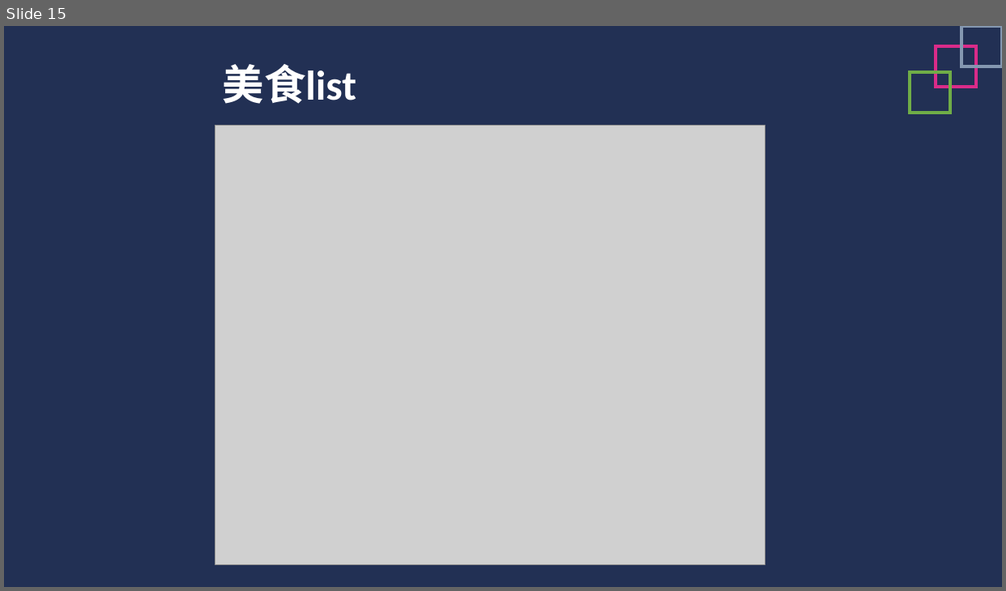
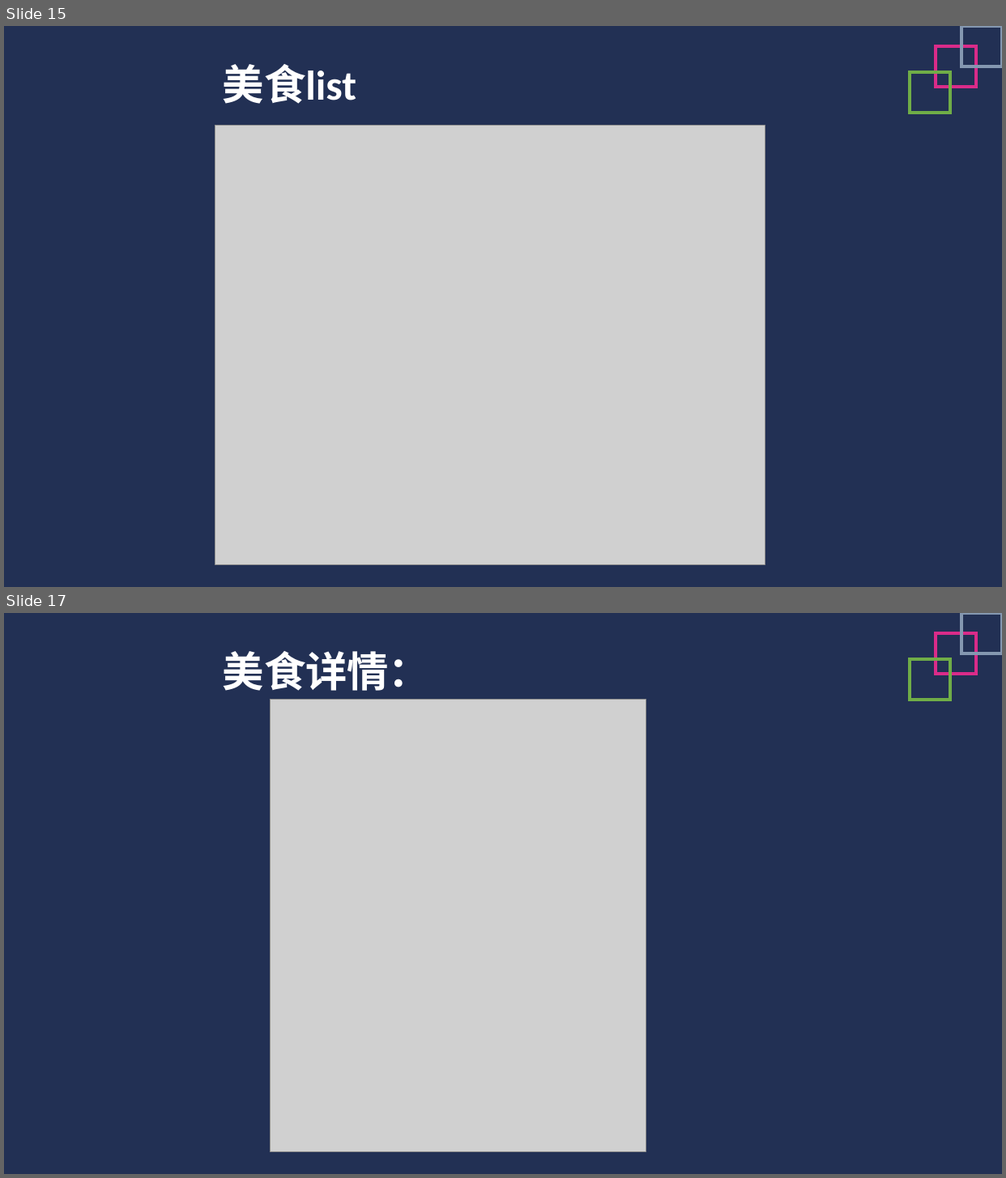
Before and after one commit to Glossy/WebEngineering, a slide deck: docs/应用建模.pptx. Shown one above the other, each under a label of ours: slide 15 before the commit, slides 15 and 17 after it; the slides between them are not shown. The pictures are 1006x591 and 1006x1178 pixels, drawn with LibreOffice and Linux fonts; fonts in the diff are those of the drawing; grey boxes stand for pictures. Boxes give left, top, right and bottom in pixels: in the first picture for what was removed or moved away, otherwise in the second. Text is boxed around its words. In the diff, an @@ line names an element or a change of style, - is before the commit and + after.

Commit message:
展示建模 美食 经典详情 和 个人推荐

```diff
--- a/docs/应用建模.pptx
+++ b/docs/应用建模.pptx
@@ slide 17 added at bbox=[4, 613, 1002, 1174], background #FFFFFF; not listed: 2 template elements that a slide beside it also shows @@
@@ rectangle added at bbox=[936, 633, 977, 674], outline #DA2B89 3 pt @@
@@ rectangle added at bbox=[961, 613, 1002, 653], outline #8497B0 3 pt @@
@@ text added at bbox=[223, 651, 430, 691], 40 pt, text #FFFFFF, bold @@
+美食详情：
@@ rectangle added at bbox=[910, 659, 950, 700], outline #70AD47 3 pt @@
@@ picture added at bbox=[270, 700, 646, 1152] @@
```
Also in this commit, not shown: 1 slide changed, 2 other slides added, 3 other files.
